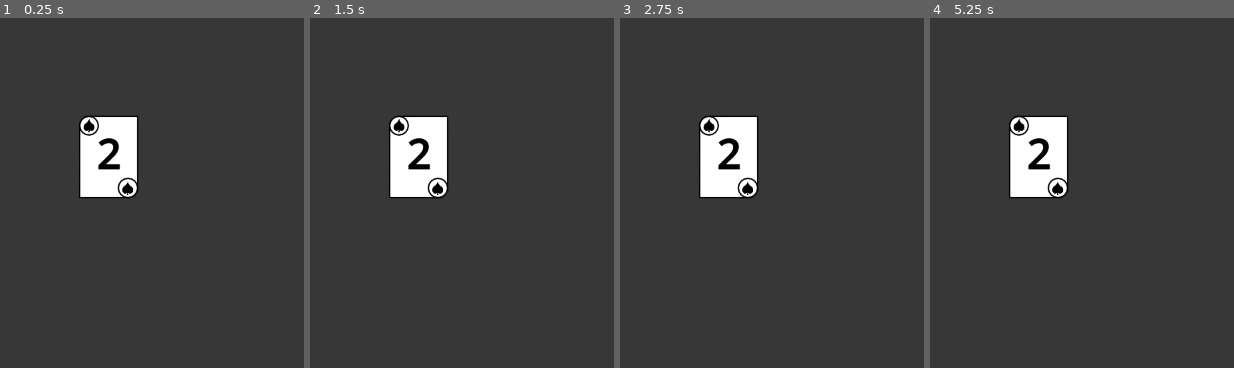
Above: before the commit, frames 1-4 (left to right).
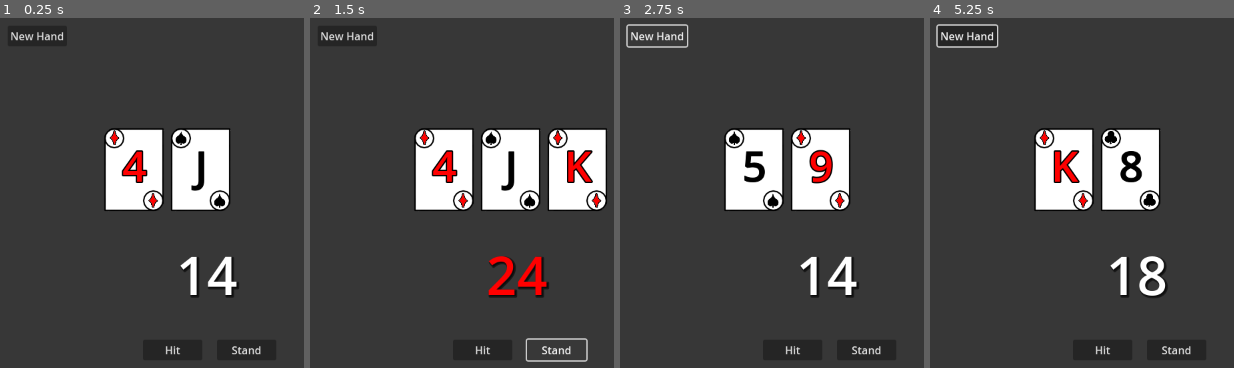
Above: after the commit, the same moments.

Repository: J0eCool/NullDream
Game: Godot game, scene res://BlackjackRPG/BlackjackRPG.tscn
Same seed, same stepped clock (60 frames per second), same inputs: the game is played once before the commit and once after it. This scene is started directly instead of the project's main scene.
Inputs (mouse positions are in pixels of both pictures, inside the frame that each line leads up to):
- Up to frame 1 (0.25 s): no input
- Up to frame 2 (1.5 s): click (483, 350) at 0.5 s, where only the run after the commit has a clickable "Hit"; click (556, 350) at 1.25 s, where only the run after the commit has a clickable "Stand"
- Up to frame 3 (2.75 s): click (656, 35) at 2 s, where only the run after the commit has a clickable "New Hand"
- Up to frame 4 (5.25 s): click (966, 35) at 2.75 s, where only the run after the commit has a clickable "New Hand"; tap Enter at 3.5, 5 s; move the mouse to (outside the picture) at 3.52 s; hold D (move_right) 3.53-4.28 s; tap J (attack) at 3.6, 5.1 s; click (outside the picture) at 3.67 s; tap K (jump) at 3.77, 4.52 s; tap Space at 4.25 s; move the mouse to (1154, 336) at 4.27 s; hold S (move_down) 4.28-5.03 s; tap E (use) at 4.35 s; move the mouse to (outside the picture) at 5.02 s; hold D (move_right) from 5.03 s (still down)

The runs differ from the first frame. In frame 1, 12% of the frame differs, in the area x 3-86%, y 4-97%; in frame 2, 17%, in the area x 3-98%, y 4-99%; in frame 3, 12%; in frame 4, 12%.

Commit message:
Drawing random cards, sum hand value

Diff:
--- a/BlackjackRPG/BlackjackRPG.tscn
+++ b/BlackjackRPG/BlackjackRPG.tscn
@@ -1,7 +1,47 @@
-[gd_scene load_steps=2 format=3 uid="uid://yefd3qjhnty5"]
+[gd_scene load_steps=3 format=3 uid="uid://yefd3qjhnty5"]
 
-[ext_resource type="PackedScene" uid="uid://ba668nhwkhnst" path="res://BlackjackRPG/Cards/card.tscn" id="1_c2g18"]
+[ext_resource type="Script" path="res://BlackjackRPG/blackjack_rpg.gd" id="1_wsxcj"]
+
+[sub_resource type="LabelSettings" id="LabelSettings_5hn8b"]
+font_size = 80
+shadow_size = 8
+shadow_color = Color(0, 0, 0, 0.541176)
+shadow_offset = Vector2(2, 2)
 
 [node name="BlackjackRpg" type="Node2D"]
+script = ExtResource("1_wsxcj")
 
-[node name="Card" parent="." instance=ExtResource("1_c2g18")]
+[node name="Cards" type="Node2D" parent="."]
+position = Vector2(224, 244)
+
+[node name="NewHand" type="Button" parent="."]
+offset_left = 34.0
+offset_top = 28.0
+offset_right = 123.0
+offset_bottom = 59.0
+text = "New Hand"
+
+[node name="Hit" type="Button" parent="."]
+offset_left = 237.0
+offset_top = 499.0
+offset_right = 326.0
+offset_bottom = 530.0
+text = "Hit"
+
+[node name="Stand" type="Button" parent="."]
+offset_left = 348.0
+offset_top = 499.0
+offset_right = 437.0
+offset_bottom = 530.0
+text = "Stand"
+
+[node name="HandValue" type="Label" parent="."]
+offset_left = 287.0
+offset_top = 346.0
+offset_right = 378.0
+offset_bottom = 456.0
+text = "21"
+label_settings = SubResource("LabelSettings_5hn8b")
+
+[connection signal="pressed" from="NewHand" to="." method="_on_new_hand_pressed"]
+[connection signal="pressed" from="Hit" to="." method="_on_hit_pressed"]
--- a/BlackjackRPG/Cards/card.gd
+++ b/BlackjackRPG/Cards/card.gd
@@ -1,9 +1,10 @@
 extends Sprite2D
+class_name Card
 
 enum Suit {SPADE, CLUB, DIAMOND, HEART}
 @export var suit: Suit
 enum CardVal {Ace, C2, C3, C4, C5, C6, C7, C8, C9, C10, Jack, Queen, King}
-@export var card_val: CardVal
+@export var val: CardVal
 
 static var card_text = [
 	"A", "2", "3", "4", "5", "6", "7", "8", "9", "10", "J", "Q", "K",
@@ -12,19 +13,28 @@
 	"spade", "club", "diamond", "heart",
 ]
 
-# Called when the node enters the scene tree for the first time.
-func _ready() -> void:
-	pass # Replace with function body.
+
+func get_value() -> int:
+	if val in [CardVal.Jack, CardVal.Queen, CardVal.King]:
+		return 10
+	elif val == CardVal.Ace:
+		return 11
+	else:
+		return int(val)+1
 
 
-# Called every frame. 'delta' is the elapsed time since the previous frame.
-func _process(delta: float) -> void:
+func update_visuals() -> void:
 	$Suit_UL.animation = suit_anim[suit]
 	$Suit_BR.animation = suit_anim[suit]
-	$Label.text = card_text[card_val]
+	$Label.text = card_text[val]
 
 	var is_black = suit in [Suit.SPADE, Suit.CLUB]
 	var color = Color.BLACK if is_black else Color.RED
 	var border = 2 if is_black else 8
 	$Label.add_theme_color_override("font_color", color)
 	$Label.add_theme_constant_override("outline_size", border)
+
+
+# Called when the node enters the scene tree for the first time.
+func _ready() -> void:
+	update_visuals()
--- a/BlackjackRPG/Cards/card.tscn
+++ b/BlackjackRPG/Cards/card.tscn
@@ -60,10 +60,8 @@
 }]
 
 [node name="Card" type="Sprite2D"]
-position = Vector2(186, 225)
 texture = ExtResource("1_477cc")
 script = ExtResource("2_dn4nb")
-card_val = 1
 
 [node name="Label" type="Label" parent="."]
 offset_left = -42.0
--- /dev/null
+++ b/BlackjackRPG/blackjack_rpg.gd
@@ -0,0 +1,59 @@
+extends Node2D
+
+@export var Card = preload("res://BlackjackRPG/Cards/card.gd")
+@export var card_scene = preload("res://BlackjackRPG/Cards/card.tscn")
+
+func draw_card() -> void:
+	var card: Card = card_scene.instantiate()
+	card.suit = randi()%4
+	card.val = randi()%13
+	card.position = Vector2(100*$Cards.get_child_count(), 0)
+	$Cards.add_child(card)
+
+	var hand = hand_value()
+	$HandValue.text = str(hand)
+	var color = Color.WHITE
+	if hand == 21:
+		color = Color.YELLOW
+	elif hand > 21:
+		color = Color.RED
+	$HandValue.label_settings.font_color = color
+
+
+func hand_value() -> int:
+	var value = 0
+	for card: Card in $Cards.get_children():
+		value += card.get_value()
+	# second pass if Aces are causing us to go over 21
+	# (aces can be either 1 or 11)
+	for card: Card in $Cards.get_children():
+		if value > 21 and card.val == Card.CardVal.Ace:
+			value -= 10
+	return value
+
+
+# Called when the node enters the scene tree for the first time.
+func _ready() -> void:
+	new_hand()
+
+
+# Called every frame. '_dt' is the elapsed time since the previous frame.
+func _process(_dt: float) -> void:
+	pass
+
+
+func new_hand() -> void:
+	# clear hand
+	for child in $Cards.get_children():
+		$Cards.remove_child(child)
+		child.queue_free()
+	for i in range(2):
+		draw_card()
+
+
+func _on_new_hand_pressed() -> void:
+	new_hand()
+
+
+func _on_hit_pressed() -> void:
+	draw_card()
